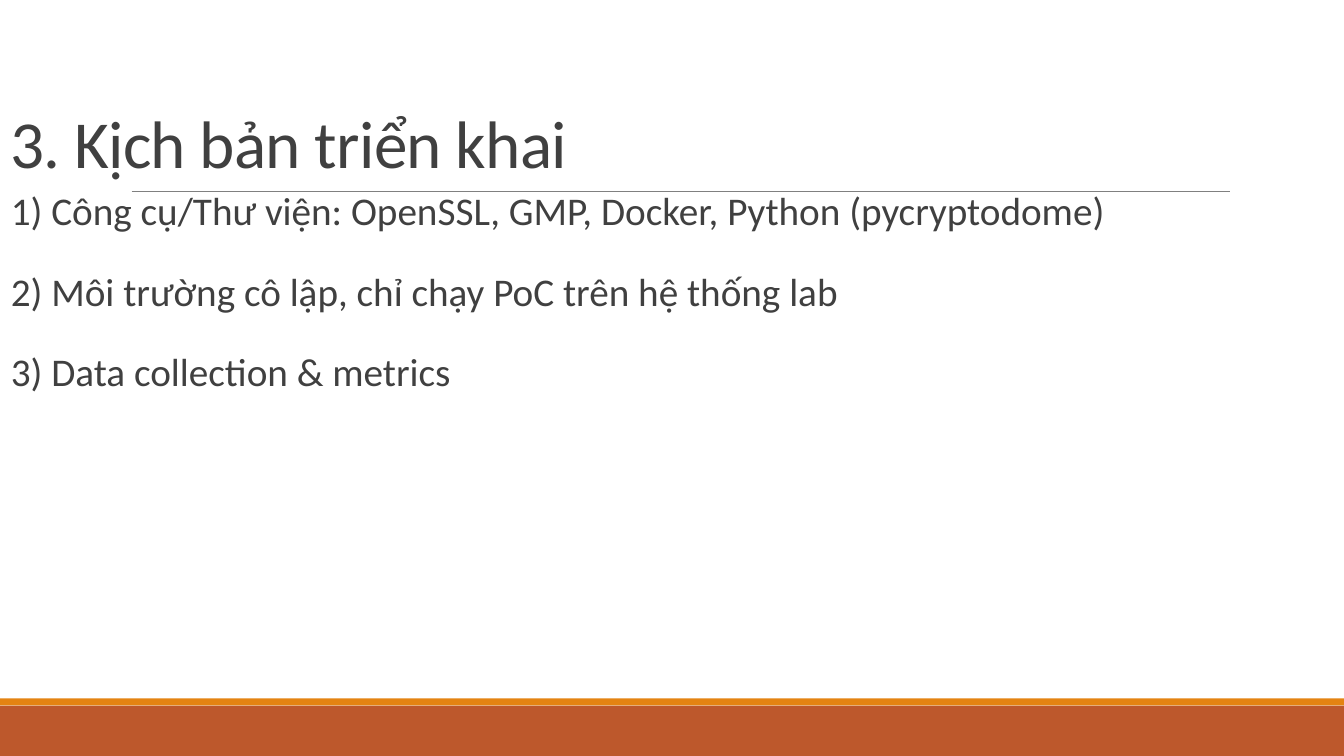
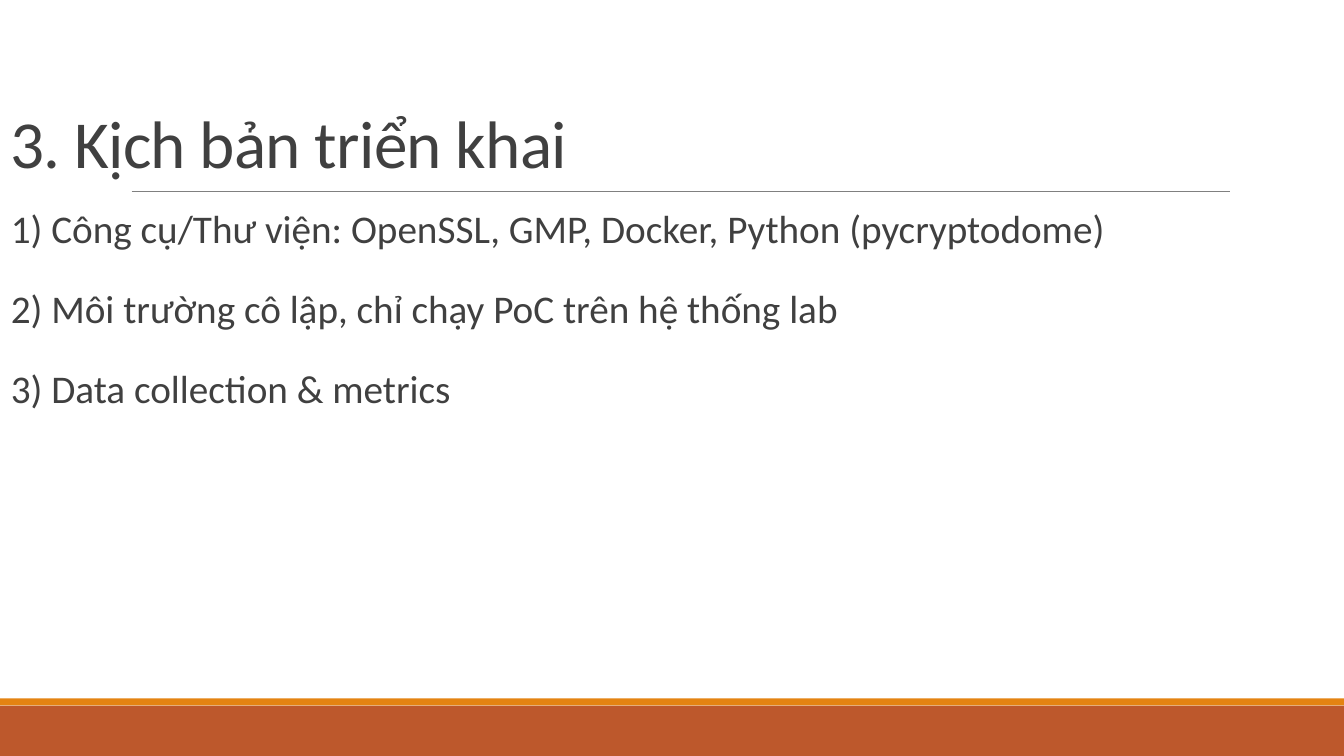
Before and after one commit to ken3k06/RSA-Based-Cryptography, a slide deck: slide 8 of Cryptanalysis on Asymmetric Ciphers — RSA & RSA.pptx. Drawn at 1344x756 pixels with LibreOffice and Linux fonts; fonts in the diff are those of the drawing. Boxes give left, top, right and bottom in pixels: in the first picture for what was removed or moved away, otherwise in the second. Text is boxed around its words. In the diff, an @@ line names an element or a change of style, - is before the commit and + after.

```diff
--- a/Cryptanalysis on Asymmetric Ciphers — RSA & RSA.pptx
+++ b/Cryptanalysis on Asymmetric Ciphers — RSA & RSA.pptx
@@ text "1) Công cụ/Thư viện: OpenSSL, ...": place and size @@
-text "1) Công cụ/Thư viện: OpenSSL, ..." at (11,196,1104,391)
+text "1) Công cụ/Thư viện: OpenSSL, ..." at (11,214,1104,408)
```
Also in this commit, not shown: 6 other slides changed, 12 slides added, 1 slide removed, 7 other files.
